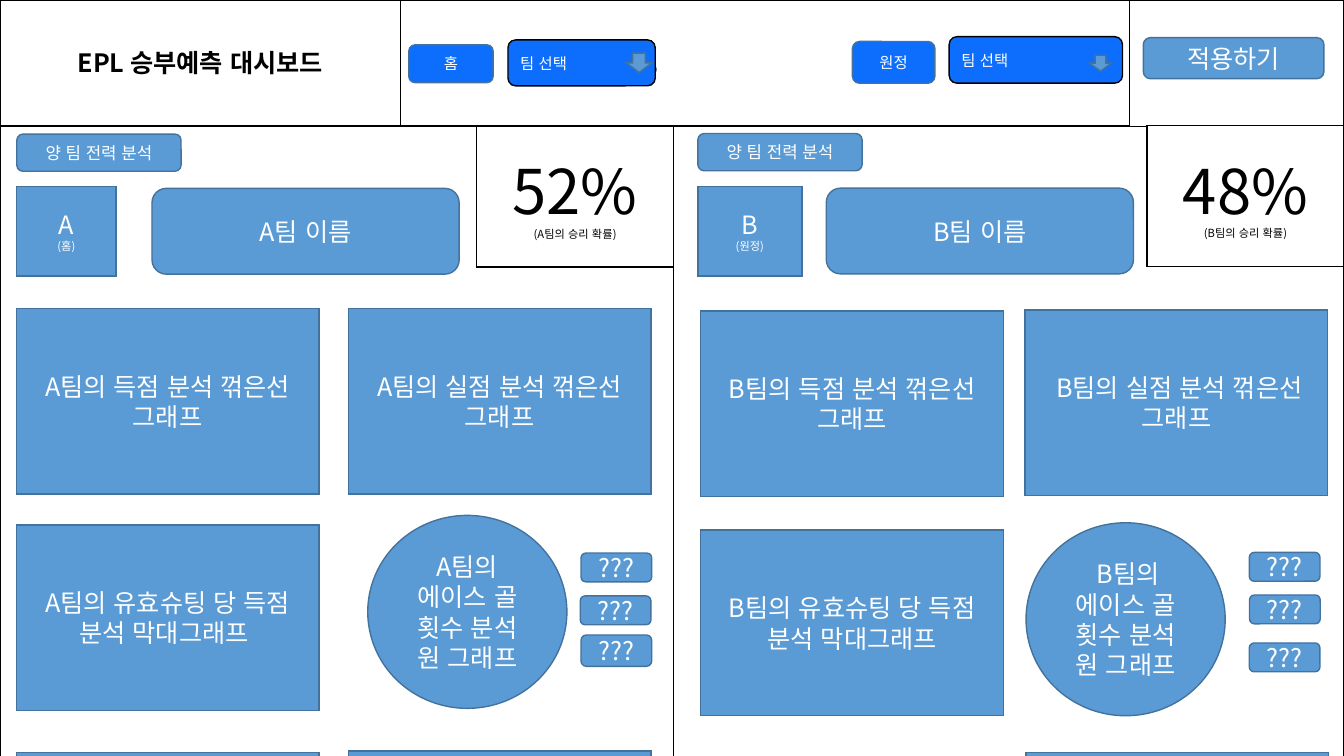
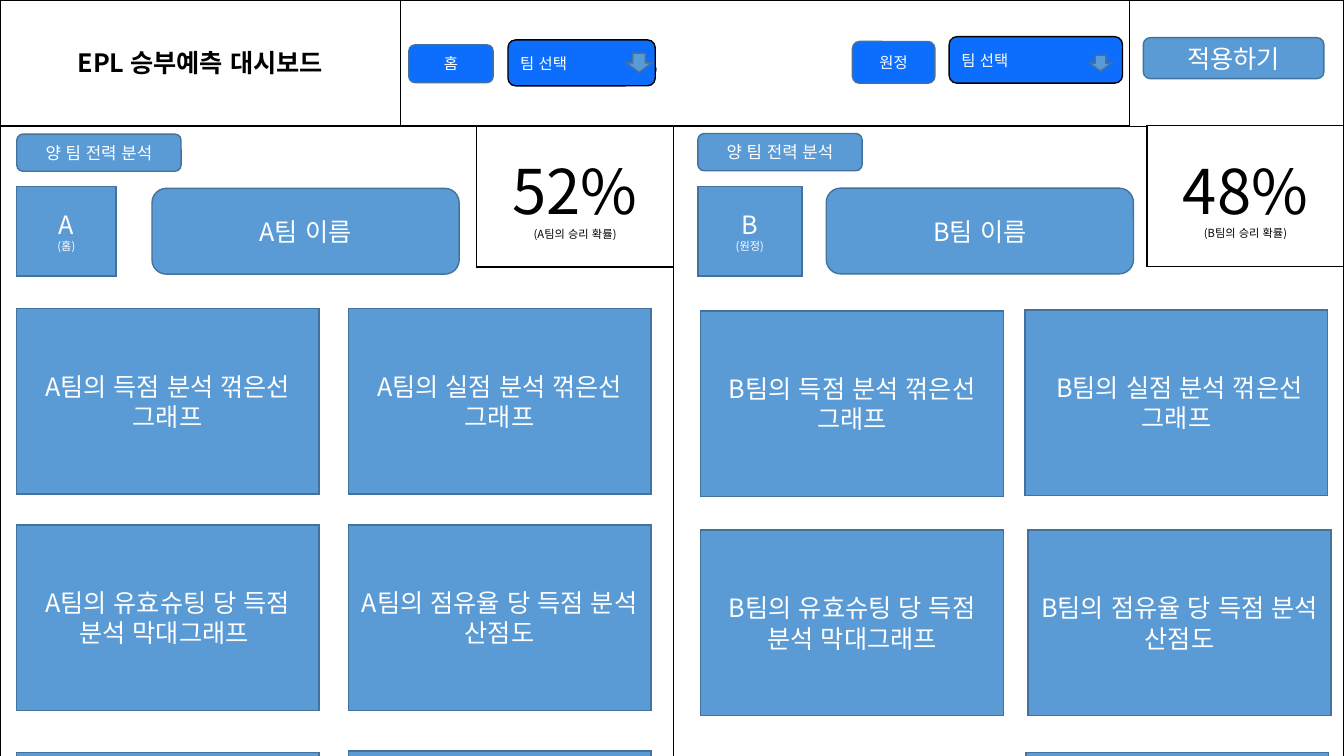
Before and after one commit to cjdrudco/KKC_Python_Project, a slide deck: slide 2 of design.pptx. Drawn at 1344x756 pixels with LibreOffice and Linux fonts; fonts in the diff are those of the drawing. Boxes give left, top, right and bottom in pixels: in the first picture for what was removed or moved away, otherwise in the second. Text is boxed around its words. In the diff, an @@ line names an element or a change of style, - is before the commit and + after.

```diff
--- a/design.pptx
+++ b/design.pptx
@@ rectangle added at (x1=348, y1=525, x2=650, y2=711), fill #5B9BD5, outline #43739E 1 pt, 18 pt, text #FFFFFF @@
+A팀의 점유율 당 득점 분석 산점도
@@ ellipse removed at (x1=368, y1=515, x2=568, y2=708) @@
-A팀의 에이스 골 횟수 분석 원 그래프
@@ ellipse removed at (x1=1026, y1=523, x2=1226, y2=716) @@
-B팀의 에이스 골 횟수 분석 원 그래프
@@ rectangle added at (x1=1028, y1=530, x2=1331, y2=716), fill #5B9BD5, outline #43739E 1 pt, 18 pt, text #FFFFFF @@
+B팀의 점유율 당 득점 분석 산점도
@@ rounded rectangle removed at (x1=581, y1=554, x2=651, y2=583) @@
-???
@@ rounded rectangle removed at (x1=1249, y1=553, x2=1320, y2=582) @@
-???
@@ rounded rectangle removed at (x1=581, y1=596, x2=651, y2=625) @@
-???
@@ rounded rectangle removed at (x1=1250, y1=595, x2=1321, y2=624) @@
-???
@@ rounded rectangle removed at (x1=581, y1=635, x2=651, y2=666) @@
-???
@@ rounded rectangle removed at (x1=1249, y1=643, x2=1320, y2=673) @@
-???
```
Also in this commit, not shown: 2 other files.
